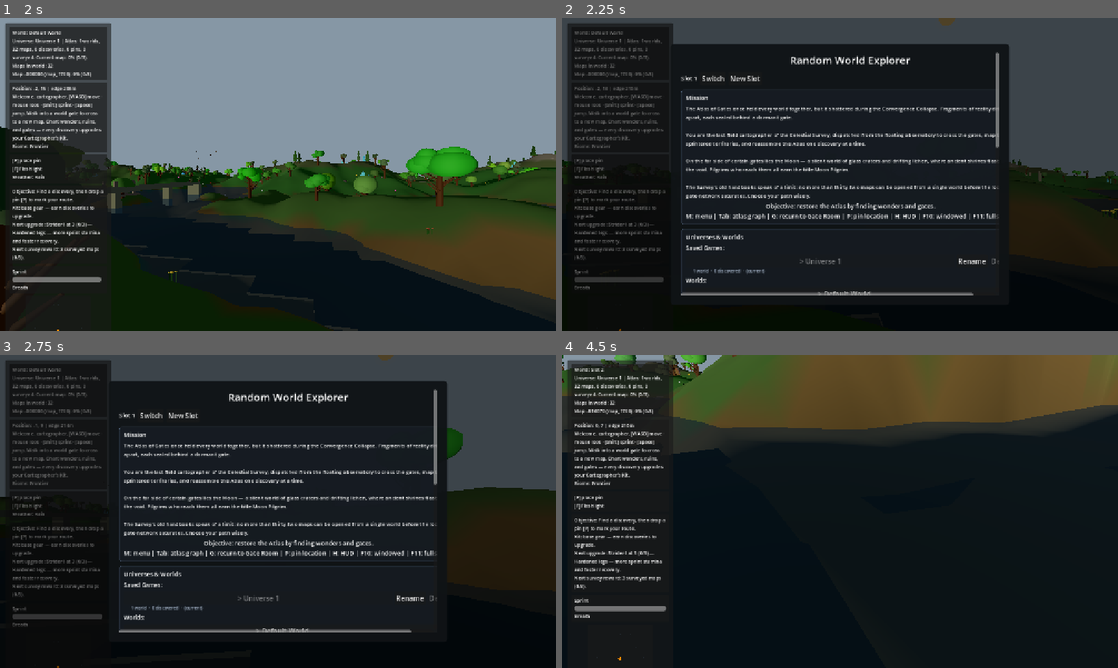
Above: before the commit, frames 1-4 (two rows, left to right).
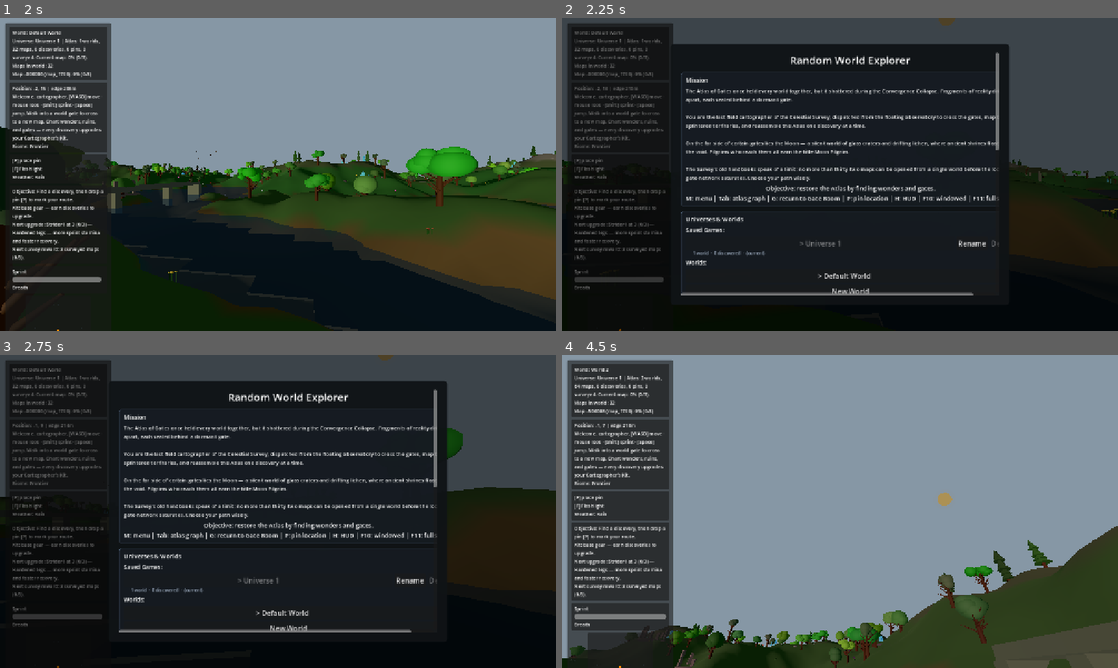
Above: after the commit, the same moments.

Repository: emkey1/Gatewalk
Game: Godot game, scene res://scenes/main.tscn
The game is run twice, just before and just after one commit, with the same random seed, the same clock (stepped at 60 frames per second) and the same inputs.
Inputs (mouse positions are in pixels of both pictures, inside the frame that each line leads up to):
- Up to frame 1 (2 s): tap Enter at 0.5 s; move the mouse to (305, 174) at 0.52 s; hold Shift (sprint) 0.53-1.28 s; hold W (move_forward) from 0.53 s (still down); tap Space (jump) at 0.77, 1.07, 1.52, 1.82 s; move the mouse to (250, 174) at 1.27 s; tap E at 1.35 s
- Up to frame 2 (2.25 s): keep holding W (move_forward); move the mouse to (851, 168) at 2.02 s; tap M at 2.1 s
- Up to frame 3 (2.75 s): keep holding W (move_forward)
- Up to frame 4 (4.5 s): release W (move_forward) at 2.75 s; click (745, 414) at 2.75 s, where only the run before the commit has a clickable "New Slot"; click (851, 627) at 3.5 s, where only the run after the commit has a clickable "New World"; move the mouse to (834, 517) at 4.27 s; hold W (move_forward) from 4.28 s (still down); tap G at 4.35 s

Frame 1 is identical in both runs. In frame 2, 7.8% of the frame differs, in the area x 21-79%, y 17-89%; in frame 3, 7.8%; in frame 4, 84%, in the area x 0-100%, y 0-100%.

Commit message:
Fold save slots into the single Saved Games list
Slots (separate save files) and universes (games within a file) were two redundant, confusing ways to keep multiple games — the current player even had real progress split across two slots.

- One-time _consolidate_slots() on boot merges every slot file's universes into a single file (slot 0). Retired files are renamed to .merged backups, never deleted; a corrupt slot is left untouched rather than lost.

- Removed the slot bar (Slot N / Switch / New Slot) from the menu. 'Saved Games' (universes) is now the only multi-game concept.

- Unnamed games show 'Untitled Game' instead of a raw id.

Verified on the real save with full backup/restore: 2 slots (4+3 universes) merge into 1 file with all 7 games preserved and the current game still valid; idempotent on re-run. VALIDATION OK, INTEGRATION OK.

Co-Authored-By: Claude Opus 4.8 <noreply@anthropic.com>

Diff:
--- a/scripts/Main.gd
+++ b/scripts/Main.gd
@@ -227,6 +227,7 @@
 
 	_load_slot_index()
 	_load_save_data()
+	_consolidate_slots()
 	_apply_audio_settings()
 
 	if start_fullscreen:
@@ -850,6 +851,45 @@
 		push_error("Could not open slot index: " + SLOT_INDEX_PATH)
 		return
 	file.store_string(JSON.stringify({"current": current_slot, "count": slot_count}, "\t"))
+
+
+# One-time migration: older builds let you create multiple save "slots" (separate
+# files) on top of multiple universes — two redundant ways to have several games.
+# Fold every slot's universes into a single file so "Saved Games" is the only
+# concept. Retired slot files are renamed to .merged backups, never deleted.
+func _consolidate_slots() -> void:
+	var indices: Array = []
+	for i in range(64):
+		if FileAccess.file_exists(_slot_path(i)):
+			indices.append(i)
+	if indices.size() <= 1:
+		return
+
+	var universes: Dictionary = save_data.get("universes", {})
+	for i in indices:
+		if i == current_slot:
+			continue
+		var raw: Variant = JSON.parse_string(FileAccess.open(_slot_path(i), FileAccess.READ).get_as_text())
+		if raw is Dictionary:
+			var other_universes: Dictionary = (raw as Dictionary).get("universes", {})
+			for uid in other_universes.keys():
+				if not universes.has(uid):
+					universes[uid] = other_universes[uid]
+			# Only retire a slot we actually merged, so a corrupt file is never lost.
+			DirAccess.rename_absolute(_slot_path(i), _slot_path(i) + ".merged")
+	save_data["universes"] = universes
+
+	# Everything now lives in slot 0 as the sole save file.
+	if current_slot != 0:
+		DirAccess.rename_absolute(_slot_path(current_slot), _slot_path(current_slot) + ".merged")
+		current_slot = 0
+	var file := FileAccess.open(_slot_path(0), FileAccess.WRITE)
+	if file != null:
+		file.store_string(JSON.stringify(save_data, "\t"))
+		file.close()
+	slot_count = 1
+	_save_slot_index()
+	print("Consolidated ", indices.size(), " save slots into one; ", universes.size(), " saved games total.")
 
 
 func _load_save_data() -> void:
@@ -1539,25 +1579,7 @@
 	title.add_theme_font_size_override("font_size", 24)
 	list.add_child(title)
 
-	var slot_bar := HBoxContainer.new()
-	slot_bar.add_theme_constant_override("separation", 6)
-	list.add_child(slot_bar)
-
-	var slot_label := Label.new()
-	slot_label.text = "Slot " + str(current_slot + 1)
-	slot_label.add_theme_font_size_override("font_size", 14)
-	slot_label.vertical_alignment = VERTICAL_ALIGNMENT_CENTER
-	slot_bar.add_child(slot_label)
-
-	var switch_btn := Button.new()
-	switch_btn.text = "Switch"
-	switch_btn.pressed.connect(_show_slot_picker)
-	slot_bar.add_child(switch_btn)
-
-	var new_slot_btn := Button.new()
-	new_slot_btn.text = "New Slot"
-	new_slot_btn.pressed.connect(_create_new_slot)
-	slot_bar.add_child(new_slot_btn)
+	# Save "slots" were folded into the Saved Games (universe) list — see _consolidate_slots.
 
 	var story := Label.new()
 	story.text = _backstory_text()
@@ -1596,7 +1618,10 @@
 		card.add_child(row)
 
 		var load_btn := Button.new()
-		load_btn.text = ("> " if is_cur else "   ") + str(universe.get("name", uid))
+		var uname: String = str(universe.get("name", "")).strip_edges()
+		if uname == "":
+			uname = "Untitled Game"
+		load_btn.text = ("> " if is_cur else "   ") + uname
 		load_btn.disabled = is_cur
 		load_btn.tooltip_text = "Load this saved game"
 		load_btn.size_flags_horizontal = Control.SIZE_EXPAND_FILL
